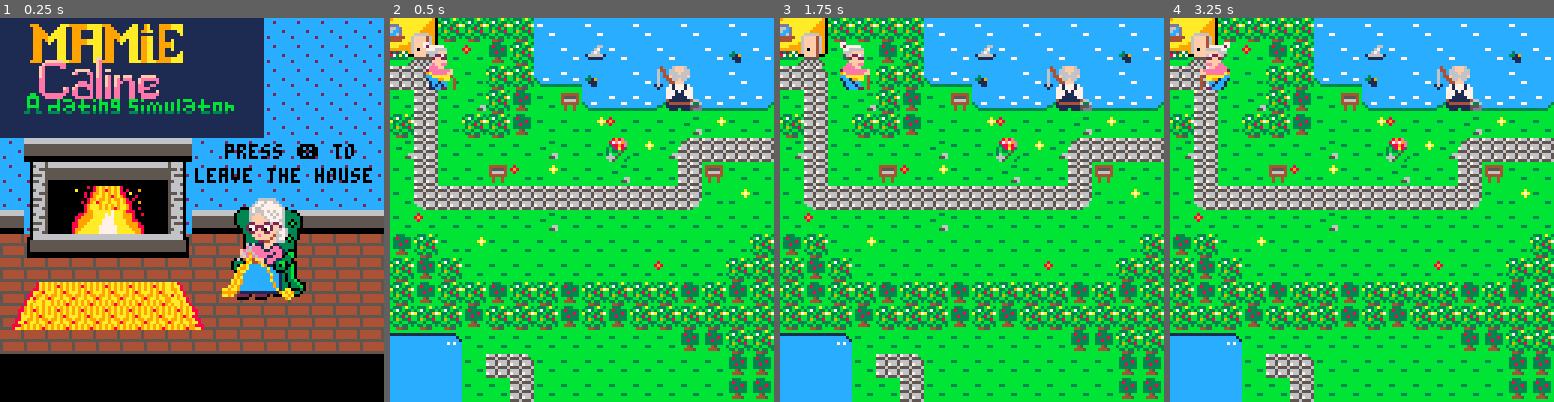
Above: before the commit, frames 1-4 (left to right).
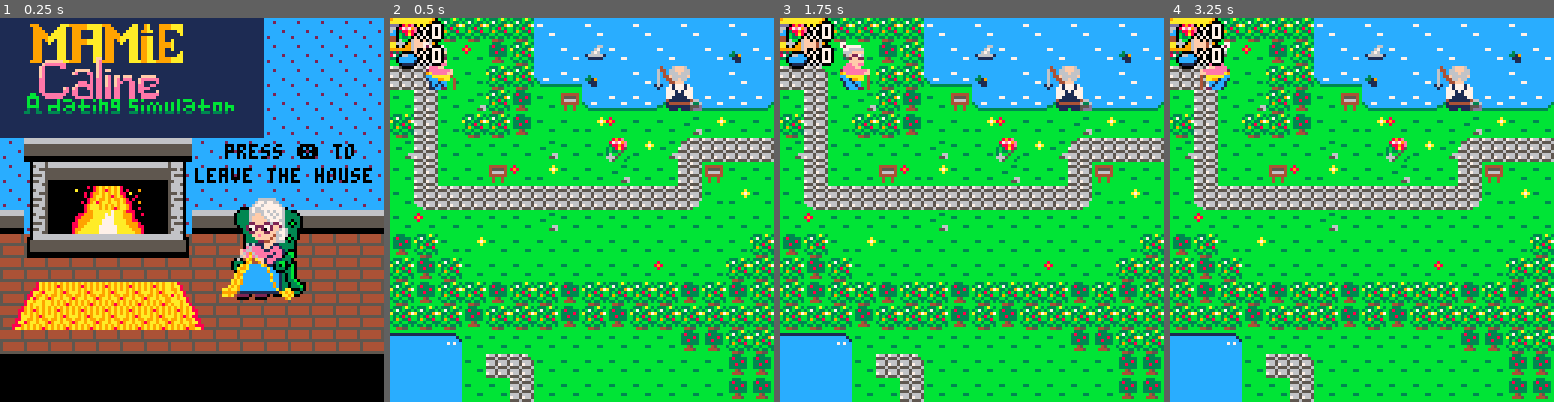
Above: after the commit, the same moments.

Repository: AndreaBacquele/projet-collectif---pico8-mamiecalineteam
Game: PICO-8 cartridge mamiecaline.p8
Two runs of this game, one before a commit and one after it. Both use one fixed random seed, a clock stepped at 60 frames per second and the inputs below.
Inputs:
- Up to frame 1 (0.25 s): no input
- Up to frame 2 (0.5 s): tap X (X key) at 0.33 s
- Up to frame 3 (1.75 s): tap X (X key) at 1.07 s; hold Right from 1.6 s (still down)
- Up to frame 4 (3.25 s): tap X (X key) at 1.85, 2.97 s; release Right at 2.1 s; hold Up 2.15-2.42 s; hold Right 2.47-3.03 s; hold Left from 3.08 s (still down)

Frame 1 is identical in both runs. In frame 2, 1.0% of the frame differs, in the area x 1-15%, y 0-14%; in frame 3, 1.0%; in frame 4, 1.1%.

Commit message:
Compteur items opérationnel

Diff:
--- a/mamiecaline.p8
+++ b/mamiecaline.p8
@@ -29,6 +29,8 @@
 	draw_map()
  draw_player()
  draw_msg()
+ draw_ui_flower()
+ draw_ui_vgr()
 
 end
 
@@ -102,6 +104,19 @@
     if check_flag(1,x+1,y+1) then
         pick_up_flower(x+1,y+1)
     end
+
+    if check_flag(2,x,y) then
+        pick_up_vgr(x,y)
+    end
+    if check_flag(2,x+1,y) then
+        pick_up_vgr(x+1,y)
+    end
+    if check_flag(2,x,y+1) then
+        pick_up_vgr(x,y+1)
+    end
+    if check_flag(2,x+1,y+1) then
+        pick_up_vgr(x+1,y+1)
+    end
     if x==4 and y==6 and not pan1_read then
     	create_msg("distributeur de disquettes","je suis pas un genie mais je peux\nfaire de tes reves une realite")
     	pan1_read = true
@@ -111,6 +126,40 @@
     	pan2_read = true
     end
 end
+
+--ui
+
+--afficher compteur de coeurs
+function draw_ui_flower()
+	camera()
+
+	palt(0,false)
+	palt(4,true)
+	spr(143,2,2)
+
+	palt()
+
+	print_outline("X"..p.flower,10,2)
+end
+
+function draw_ui_vgr()
+	camera()
+
+	palt(0,false)
+	palt(4,true)
+	spr(159,2,10)
+
+	palt()
+	print_outline("X"..p.vgr,10,10)
+end
+
+function print_outline(text,x,y)
+	print(text,x-1,y,0)
+	print(text,x+1,y,0)
+	print(text,x,y-1,0)
+	print(text,x,y+1,0)
+	print(text,x,y,7)
+end
 -->8
 --dialogues
 
@@ -120,12 +169,12 @@
 
 function draw_map()
 				cls()
-    map(0,0,0,0,128,64)
+    map(0,0,0,0,31,37)
     end
 
 function update_camera()
-	local camx=mid(0,p.x-7.5,127-15)
-	local camy=mid(0,p.y-7.5,63-15)
+	local camx=mid(0,p.x-7.5,31-15)
+	local camy=mid(0,p.y-7.5,37-15)
 	--position ou se pose la camera
  camera(camx*8,camy*8)
 end
@@ -331,22 +380,22 @@
 00ee2eee2222feffffffef22eeee2ee000ee2eee2222fefeeeefff22eeee2ee0777d111166650ffffffff007777d1177777d111166650ff44444f007777d1177
 ee2eee2ee2222feeffeef2222eeeee2eee2eee2ee2222feffffef2222eeeee2e777d11111d665555555556777dd11177777d11111d665555555556777dd11177
 eeee2eeeee2e2fffeeff22e2eee2ee2eeeee2eeeee2e2ffeeeef22e2eee2ee2e777d11111dd6666555666777dd111177777d11111dd6666555666777dd111177
-c123222212122222122222c1c1c1133332c3c3f0f0f0c213a213c2f0f0f0c2c10000000000000000000000000000000000000000000000000000000000000000
-00000000000000000000000000000000000000000000000000000000000000000000000000000000000000000000000000000000000000000000000000000000
-c2131312221222122222c2c1c2c1c11313f0f0f0f0f0c2131313c2f0f1f0c1c10000000000000000000000000000000000000000000000000000000000000000
-00000000000000000000000000000000000000000000000000000000000000000000000000000000000000000000000000000000000000000000000000000000
-c1c21312222212222222c2c1c2c1c2c2c1f0f0d0f0f0c2c2c2c2c2f0f0f0c1c10000000000000000000000000000000000000000000000000000000000000000
-00000000000000000000000000000000000000000000000000000000000000000000000000000000000000000000000000000000000000000000000000000000
-c1c2c2131313c2c2c2c1c2c1c2c1c2c2c1f3f0f0f0f0d3d3d3d3d3f0e1f0c2c10000000000000000000000000000000000000000000000000000000000000000
-00000000000000000000000000000000000000000000000000000000000000000000000000000000000000000000000000000000000000000000000000000000
-c1c1c2c1c2c2c1c2c1c1c1c2c1c1c1c2c1c1f3f0f0f0f1f0f0f0f0f0f0f0c1c10000000000000000000000000000000000000000000000000000000000000000
-00000000000000000000000000000000000000000000000000000000000000000000000000000000000000000000000000000000000000000000000000000000
-c1c1c1c1c1c2c1c1c1c1c2c1c1c1c1c1c1c1c1f0f0f0f0f0f0e0f0f0f0f0c1c10000000000000000000000000000000000000000000000000000000000000000
-00000000000000000000000000000000000000000000000000000000000000000000000000000000000000000000000000000000000000000000000000000000
-00000000000000000000000000000000000000000000000000000000000000000000000000000000000000000000000000000000000000000000000000000000
-00000000000000000000000000000000000000000000000000000000000000000000000000000000000000000000000000000000000000000000000000000000
-00000000000000000000000000000000000000000000000000000000000000000000000000000000000000000000000000000000000000000000000000000000
-00000000000000000000000000000000000000000000000000000000000000000000000000000000000000000000000000000000000000000000000000000000
+c123222212122222122222c1c1c1133332c3c3f0f0f0c213a213c2f0f0f0c2c10000000000000000000000000000000000000000000000000000000040898e04
+000000000000000000000000000000000000000000000000000000000000000000000000000000000000000000000000000000000000000000000000087e79e0
+c2131312221222122222c2c1c2c1c11313f0f0f0f0f0c2131313c2f0f1f0c1c100000000000000000000000000000000000000000000000000000000038898e0
+0000000000000000000000000000000000000000000000000000000000000000000000000000000000000000000000000000000000000000000000000b38a804
+c1c21312222212222222c2c1c2c1c2c2c1f0f0d0f0f0c2c2c2c2c2f0f0f0c1c1000000000000000000000000000000000000000000000000000000000b33b044
+00000000000000000000000000000000000000000000000000000000000000000000000000000000000000000000000000000000000000000000000006bb0444
+c1c2c2131313c2c2c2c1c2c1c2c1c2c2c1f3f0f0f0f0d3d3d3d3d3f0e1f0c2c10000000000000000000000000000000000000000000000000000000066604444
+00000000000000000000000000000000000000000000000000000000000000000000000000000000000000000000000000000000000000000000000006044444
+c1c1c2c1c2c2c1c2c1c1c1c2c1c1c1c2c1c1f3f0f0f0f1f0f0f0f0f0f0f0c1c10000000000000000000000000000000000000000000000000000000044444444
+00000000000000000000000000000000000000000000000000000000000000000000000000000000000000000000000000000000000000000000000044000044
+c1c1c1c1c1c2c1c1c1c1c2c1c1c1c1c1c1c1c1f0f0f0f0f0f0e0f0f0f0f0c1c1000000000000000000000000000000000000000000000000000000004066cc04
+0000000000000000000000000000000000000000000000000000000000000000000000000000000000000000000000000000000000000000000000000cccccc0
+0000000000000000000000000000000000000000000000000000000000000000000000000000000000000000000000000000000000000000000000000ccccc10
+00000000000000000000000000000000000000000000000000000000000000000000000000000000000000000000000000000000000000000000000040111104
+00000000000000000000000000000000000000000000000000000000000000000000000000000000000000000000000000000000000000000000000044000044
+00000000000000000000000000000000000000000000000000000000000000000000000000000000000000000000000000000000000000000000000044444444
 00000000000000000000000000000000000000000000000000000000000000000000000000000000000000000000000000000000000000000000000000000000
 00000000000000000000000000000000000000000000000000000000000000000000000000000000000000000000000000000000000000000000000000000000
 00000000000000000000000000000000000000000000000000000000000000000000000000000000000000000000000000000000000000000000000000000000
@@ -526,8 +575,8 @@
 
 
 __gff__
-0000000000000000000000000001010100000000000000000000000001000101000000000101000001010000010101010000000000000000010100000001010000000000000000000000000000000000000000000000000000000000000000000000000000000000000000000000000000000000000000000000000000000000
-0000000000000000000000000000000000000000000000000000000000000000000000000000000000000000000000000000000000000000000000000000000000000000000000000000000000000000000000000000000000000000000000000000000000000000000000000000000000000000000000000000000000000000
+0000000000000000000000000001010100000000000000000000000001000101000000000101000001010400010101010000000000000000010102000001010000000000000000000000000000000000000000000000000000000000000000000000000000000000000000000000000000000000000000000000000000000000
+0000000000000000000000000000000200000000000000000000000000000004000000000000000000000000000000000000000000000000000000000000000000000000000000000000000000000000000000000000000000000000000000000000000000000000000000000000000000000000000000000000000000000000
 __map__
 24251c1c1c1c1f0f1f0f1f0f1f0f1f0f0f1f301c1c1c2c1c1c2c1c2c1c1c1c1ce6c0c1c2c3c4c5c6e6e6e6c7c7c7c7c7e6c0c1c2c3c4c5c6e6e6e6c7c7c7c7c73737000000000000000000000000000000000000000000000000000000000000000000000000000000000000000000000000000000000000000000004c4d4e4f
 343531222c1c0f1f1e1f0f1f0f1f0e1f1f302c313131313131311c1c1c2c1c1ce6d0d1d2d3d4d5d6e6e6e6c7c7c7c7c7e6d0d1d2d3d4d5d6e6e6e6c7c7c7c7c7373737000000000000000048494a4b00000000000000000000000048494a4b000000000000000000000000484d4e4f000000000000000000000000005c5d5e5f
